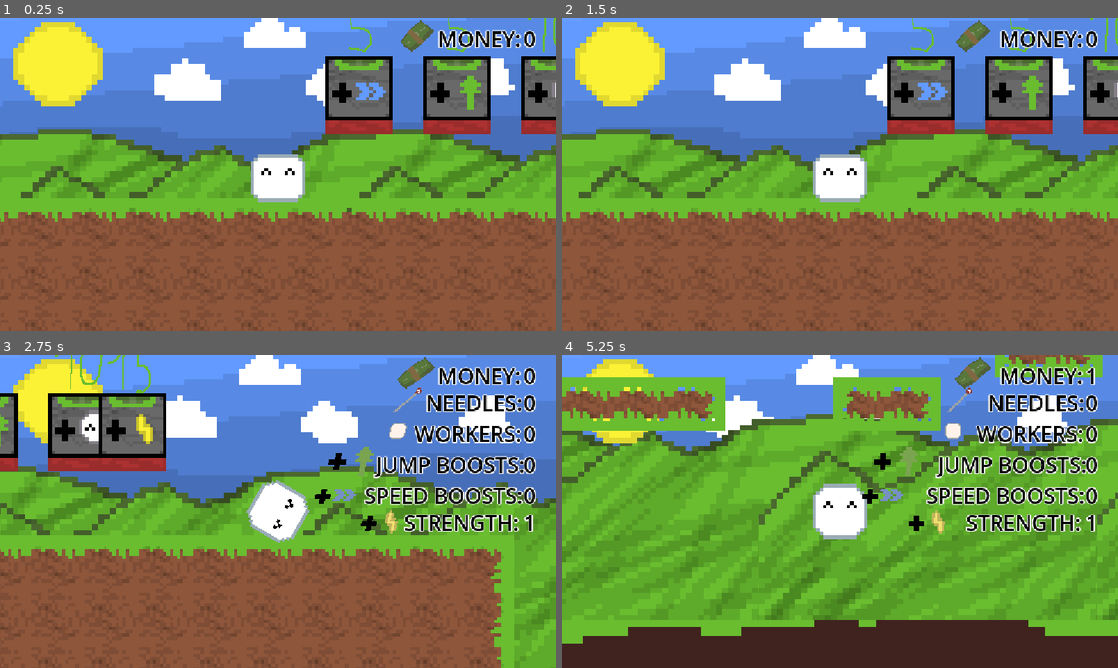
Above: before the commit, frames 1-4 (two rows, left to right).
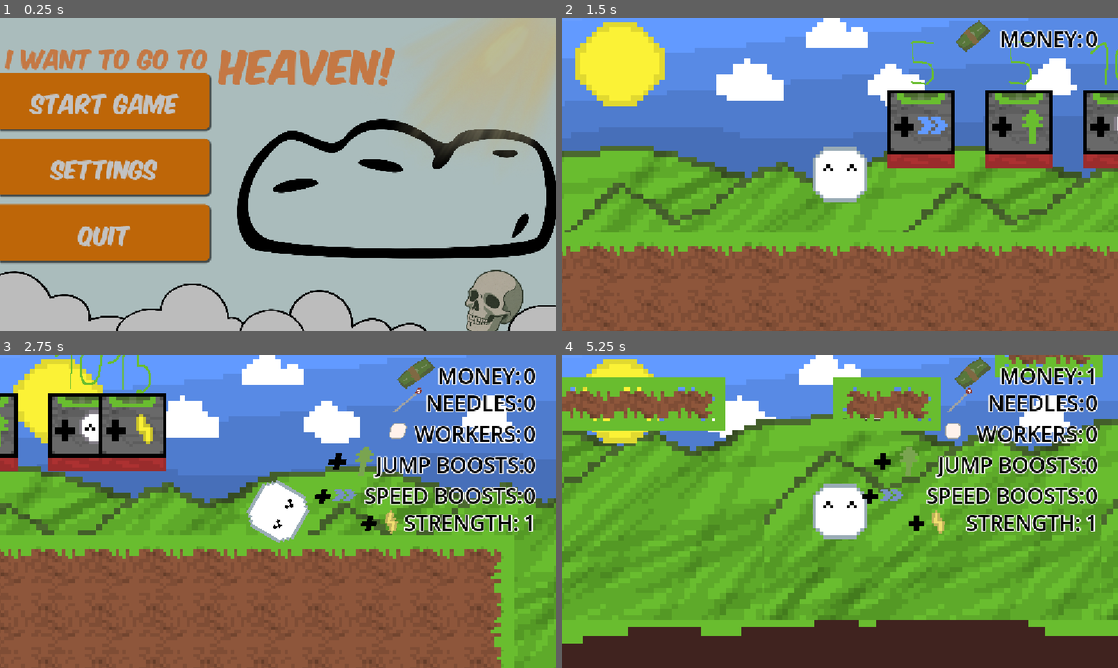
Above: after the commit, the same moments.

Repository: leolevd/Haven-Lisbon-2026
Game: Godot game, scene res://mais_screen.tscn
The game is run twice, just before and just after one commit, with the same random seed, the same clock (stepped at 60 frames per second) and the same inputs. Before the commit the project starts from res://main.tscn.
Inputs (mouse positions are in pixels of both pictures, inside the frame that each line leads up to):
- Up to frame 1 (0.25 s): no input
- Up to frame 2 (1.5 s): click (667, 165) at 0.5 s, where only the run after the commit has a clickable "Settings"; click (667, 99) at 1.25 s, where only the run after the commit has a clickable "Start game"
- Up to frame 3 (2.75 s): move the mouse to (400, 495) at 2.02 s; hold D (right) from 2.03 s (still down); hold Shift (showstats) from 2.03 s (still down); tap W (jump) at 2.27 s
- Up to frame 4 (5.25 s): move the mouse to (728, 527) at 2.77 s; release Shift (showstats) at 2.78 s; tap Shift (showstats) at 2.85, 4.35 s; tap W (jump) at 3.02, 4.52 s; move the mouse to (895, 442) at 3.52 s; release D (right) at 3.53 s; hold A (left) 3.53-4.28 s; hold Shift (showstats) 3.53-4.28 s; move the mouse to (812, 574) at 4.27 s; hold D (right) from 4.28 s (still down); move the mouse to (1006, 558) at 5.02 s; hold Shift (showstats) from 5.03 s (still down)

The runs differ from the first frame. In frame 1, 100% of the frame differs, in the area x 0-100%, y 0-100%; in frame 2, 32%; in frame 3, 2.2%; in frame 4, 3.6%.

Commit message:
jhghjjjhghjg

Diff:
--- /dev/null
+++ b/button_quit.gd
@@ -0,0 +1,38 @@
+extends Button
+
+@export var raio = 300.0          # a que distância do rato começa a fugir
+@export var forca = 70.0          # quanto foge no máximo (em píxeis)
+@export var velocidade = 12.0     # rapidez com que se mexe
+@export var so_horizontal = true  # true = só foge para os lados, não sobe para o Start
+@export var tremer = 2.0          # pequeno tremor quando o rato está em cima (0 = desliga)
+
+var posicao_inicial: Vector2
+
+
+func _ready() -> void:
+	# Espera um frame para os containers arrumarem os botões primeiro.
+	await get_tree().process_frame
+	posicao_inicial = position
+
+
+func _process(delta: float) -> void:
+	if posicao_inicial == Vector2.ZERO and position != Vector2.ZERO:
+		return
+
+	# O centro original do botão (onde ele estaria se não fugisse).
+	var centro_inicial = global_position - position + posicao_inicial + size / 2
+	var rato = get_global_mouse_position()
+	var diferenca = centro_inicial - rato
+	var distancia = diferenca.length()
+
+	var alvo = posicao_inicial
+	if distancia < raio:
+		var direcao = diferenca.normalized() if distancia > 0.1 else Vector2.RIGHT
+		var empurrao = direcao * (1.0 - distancia / raio) * forca
+		if so_horizontal:
+			empurrao.y = 0
+		alvo = posicao_inicial + empurrao
+		if is_hovered():
+			alvo += Vector2(randf_range(-tremer, tremer), randf_range(-tremer, tremer))
+
+	position = position.lerp(alvo, 1.0 - exp(-velocidade * delta))
--- /dev/null
+++ b/mais_screen.gd
@@ -0,0 +1,18 @@
+extends Control
+
+
+func _on_start_pressed() -> void:
+	print("Start Game pressed")
+	get_tree().change_scene_to_file("res://main.tscn")
+	pass # Replace with function body.
+
+
+func _on_settings_pressed() -> void:
+	print("Settings pressed")
+	pass # Replace with function body.
+
+
+func _on_button_quit_pressed() -> void:
+	print("Quit pressed")
+	get_tree().quit()
+	pass # Replace with function body.
--- /dev/null
+++ b/mais_screen.tscn
@@ -0,0 +1,131 @@
+[gd_scene format=3 uid="uid://bk0ainhrhrb0s"]
+
+[ext_resource type="Script" uid="uid://3lvjie6omcpt" path="res://mais_screen.gd" id="1_44i1o"]
+[ext_resource type="Texture2D" uid="uid://d3e8ujj8vim01" path="res://backgroud.png" id="2_ionwk"]
+[ext_resource type="FontFile" uid="uid://b67ws4qtr6myy" path="res://KOMIKAX_.ttf" id="3_l4lfk"]
+[ext_resource type="Script" uid="uid://ut8862bwua8u" path="res://button_quit.gd" id="4_jcgpk"]
+
+[sub_resource type="StyleBoxTexture" id="StyleBoxTexture_r3nmj"]
+texture = ExtResource("2_ionwk")
+modulate_color = Color(0.7357967, 0.7357967, 0.7357967, 1)
+
+[sub_resource type="FontVariation" id="FontVariation_08nqp"]
+base_font = ExtResource("3_l4lfk")
+
+[sub_resource type="StyleBoxFlat" id="StyleBoxFlat_lvqvi"]
+bg_color = Color(0.74509805, 0.4, 0.03137255, 1)
+corner_radius_top_left = 1
+corner_radius_top_right = 10
+corner_radius_bottom_right = 10
+corner_radius_bottom_left = 1
+shadow_size = 3
+shadow_offset = Vector2(2, 3)
+
+[sub_resource type="StyleBoxFlat" id="StyleBoxFlat_qaije"]
+bg_color = Color(0.5211406, 0.5211406, 0.5211405, 1)
+
+[sub_resource type="StyleBoxFlat" id="StyleBoxFlat_naiae"]
+bg_color = Color(0.51109254, 0.12555274, 0.14487109, 1)
+
+[sub_resource type="StyleBoxEmpty" id="StyleBoxEmpty_r3nmj"]
+
+[node name="mais_screen" type="Control" unique_id=99595898]
+layout_mode = 3
+anchors_preset = 4
+anchor_top = 0.5
+anchor_bottom = 0.5
+grow_vertical = 2
+script = ExtResource("1_44i1o")
+
+[node name="Panel" type="Panel" parent="." unique_id=1040539573]
+z_index = -1
+layout_mode = 1
+offset_left = 1.0
+offset_top = -324.0
+offset_right = 1160.0
+offset_bottom = 327.0
+theme_override_styles/panel = SubResource("StyleBoxTexture_r3nmj")
+
+[node name="VBoxContainer" type="VBoxContainer" parent="." unique_id=941195741]
+layout_mode = 1
+anchors_preset = 4
+anchor_top = 0.5
+anchor_bottom = 0.5
+offset_top = -210.5
+offset_right = 434.0
+offset_bottom = 178.5
+grow_vertical = 2
+theme_override_constants/separation = 20
+
+[node name="Start" type="Button" parent="VBoxContainer" unique_id=1861078417]
+layout_mode = 2
+size_flags_vertical = 3
+theme_override_colors/font_color = Color(0.7609989, 0.76099926, 0.76099896, 1)
+theme_override_colors/font_focus_color = Color(0.68307734, 0.6830774, 0.68307734, 1)
+theme_override_colors/font_pressed_color = Color(0.61745477, 0.61745477, 0.6174547, 1)
+theme_override_constants/line_spacing = 0
+theme_override_fonts/font = SubResource("FontVariation_08nqp")
+theme_override_font_sizes/font_size = 46
+theme_override_styles/normal = SubResource("StyleBoxFlat_lvqvi")
+theme_override_styles/hover = SubResource("StyleBoxFlat_qaije")
+theme_override_styles/hover_pressed = SubResource("StyleBoxFlat_naiae")
+theme_override_styles/focus = SubResource("StyleBoxEmpty_r3nmj")
+text = "Start game"
+
+[node name="Settings" type="Button" parent="VBoxContainer" unique_id=1066092278]
+layout_mode = 2
+size_flags_vertical = 3
+theme_override_colors/font_color = Color(0.7609989, 0.76099926, 0.76099896, 1)
+theme_override_colors/font_focus_color = Color(0.68307734, 0.6830774, 0.68307734, 1)
+theme_override_colors/font_pressed_color = Color(0.61745477, 0.61745477, 0.6174547, 1)
+theme_override_constants/line_spacing = 0
+theme_override_fonts/font = SubResource("FontVariation_08nqp")
+theme_override_font_sizes/font_size = 46
+theme_override_styles/normal = SubResource("StyleBoxFlat_lvqvi")
+theme_override_styles/hover = SubResource("StyleBoxFlat_qaije")
+theme_override_styles/hover_pressed = SubResource("StyleBoxFlat_naiae")
+theme_override_styles/focus = SubResource("StyleBoxEmpty_r3nmj")
+text = "Settings"
+
+[node name="Button_Quit" type="Button" parent="VBoxContainer" unique_id=1618074477]
+layout_mode = 2
+size_flags_vertical = 3
+theme_override_colors/font_color = Color(0.7609989, 0.76099926, 0.76099896, 1)
+theme_override_colors/font_focus_color = Color(0.68307734, 0.6830774, 0.68307734, 1)
+theme_override_colors/font_pressed_color = Color(0.61745477, 0.61745477, 0.6174547, 1)
+theme_override_constants/line_spacing = 0
+theme_override_fonts/font = SubResource("FontVariation_08nqp")
+theme_override_font_sizes/font_size = 46
+theme_override_styles/normal = SubResource("StyleBoxFlat_lvqvi")
+theme_override_styles/hover = SubResource("StyleBoxFlat_qaije")
+theme_override_styles/hover_pressed = SubResource("StyleBoxFlat_naiae")
+theme_override_styles/focus = SubResource("StyleBoxEmpty_r3nmj")
+text = "Quit"
+script = ExtResource("4_jcgpk")
+
+[node name="Label" type="Label" parent="." unique_id=2002262472]
+layout_mode = 1
+offset_left = 14.0
+offset_top = -283.0
+offset_right = 449.0
+offset_bottom = -150.0
+theme_override_colors/font_color = Color(0.76862746, 0.47058824, 0.26666668, 1)
+theme_override_fonts/font = ExtResource("3_l4lfk")
+theme_override_font_sizes/font_size = 47
+text = "I want to go to "
+
+[node name="Label2" type="Label" parent="." unique_id=1696638371]
+layout_mode = 1
+offset_left = 456.0
+offset_top = -302.0
+offset_right = 891.0
+offset_bottom = -23.0
+theme_override_colors/font_color = Color(0.76862746, 0.47058824, 0.26666668, 1)
+theme_override_fonts/font = ExtResource("3_l4lfk")
+theme_override_font_sizes/font_size = 84
+text = "heaven!
+"
+
+[connection signal="pressed" from="VBoxContainer/Start" to="." method="_on_start_pressed"]
+[connection signal="pressed" from="VBoxContainer/Settings" to="." method="_on_settings_pressed"]
+[connection signal="pressed" from="VBoxContainer/Button_Quit" to="." method="_on_button_quit_pressed"]
--- a/project.godot
+++ b/project.godot
@@ -11,7 +11,7 @@
 [application]
 
 config/name="Haven Lisbon"
-run/main_scene="uid://b184iw7dk838s"
+run/main_scene="uid://bk0ainhrhrb0s"
 config/features=PackedStringArray("4.7", "GL Compatibility")
 config/icon="res://icon.svg"
 
Binary file added: backgroud.png
Not shown, added: backgroud.png.import
Not shown, added: button_quit.gd.uid
Not shown, added: mais_screen.gd.uid
